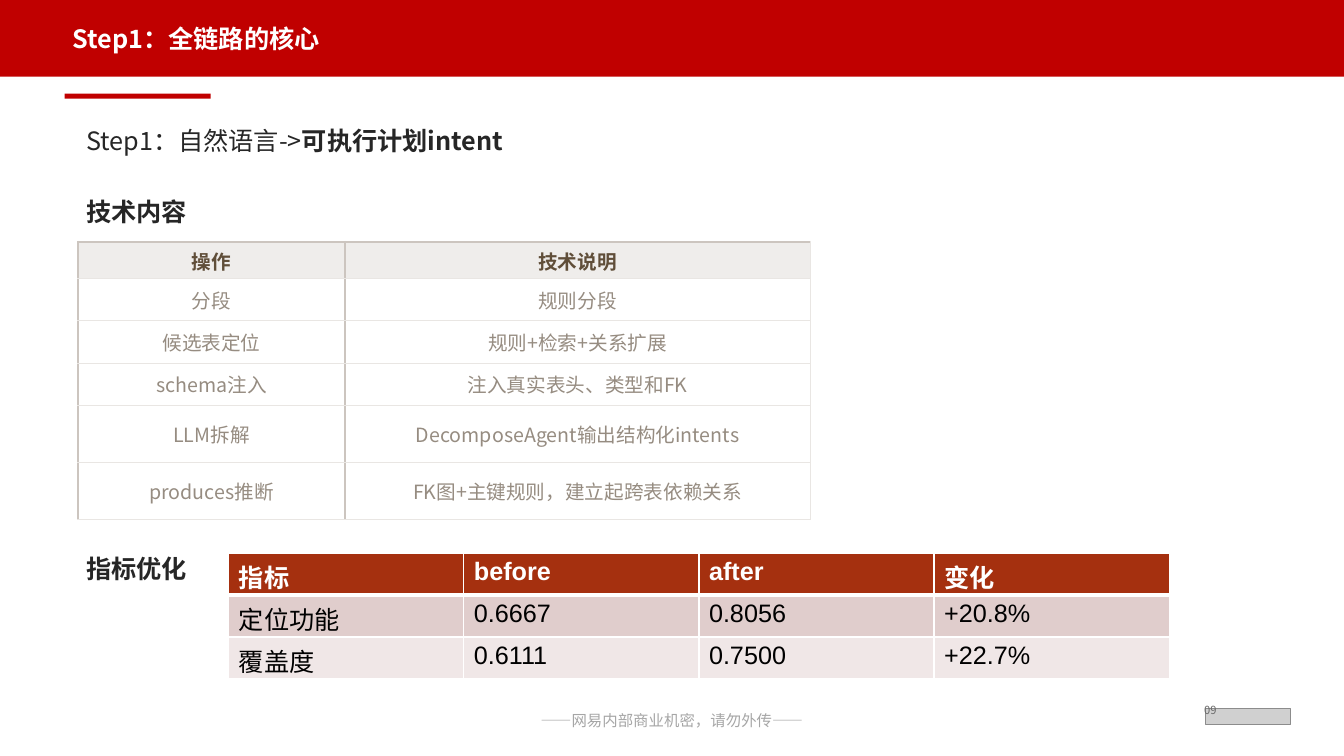
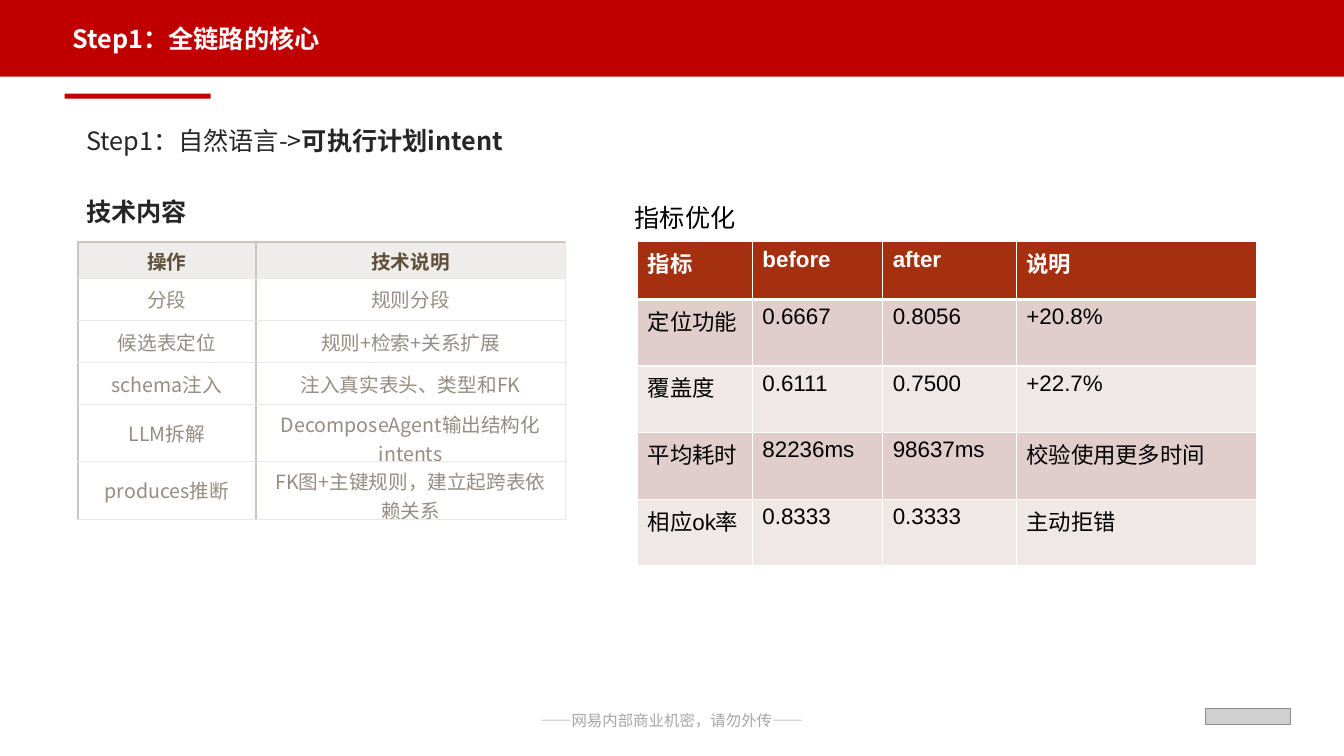
Before and after one commit to Rainwind57/ExcelAgent_And_Merge, a slide deck: slide 9 of 网易互娱通用PPT模板（含保密）_ExcelAgent答辩优化版.pptx. Drawn at 1344x756 pixels with LibreOffice and Linux fonts; fonts in the diff are those of the drawing; grey boxes stand for pictures. Boxes give left, top, right and bottom in pixels: in the first picture for what was removed or moved away, otherwise in the second. Text is boxed around its words. In the diff, an @@ line names an element or a change of style, - is before the commit and + after.

```diff
--- a/网易互娱通用PPT模板（含保密）_ExcelAgent答辩优化版.pptx
+++ b/网易互娱通用PPT模板（含保密）_ExcelAgent答辩优化版.pptx
@@ text added at [635,205,736,229], 18 pt, text #000000 @@
+指标优化
@@ table: place and size @@
-table at [79,242,812,520]
+table at [79,242,566,523]
@@ table at [638,242,1257,567] @@
-row 1, column 4: 变化
+row 1, column 4: 说明
+row 4: 平均耗时 | 82236ms | 98637ms | 校验使用更多时间
+row 5: 相应ok率 | 0.8333 | 0.3333 | 主动拒错
@@ table: place and size @@
-table at [229,554,1169,680]
+table at [638,242,1257,567]
@@ text at [86,556,187,581]: paragraph removed @@
-指标优化
@@ text removed at [1204,703,1216,718] @@
-09
```
Also in this commit, not shown: 26 other slides changed, 2 slides added, 59 slides removed, 31 other files.
